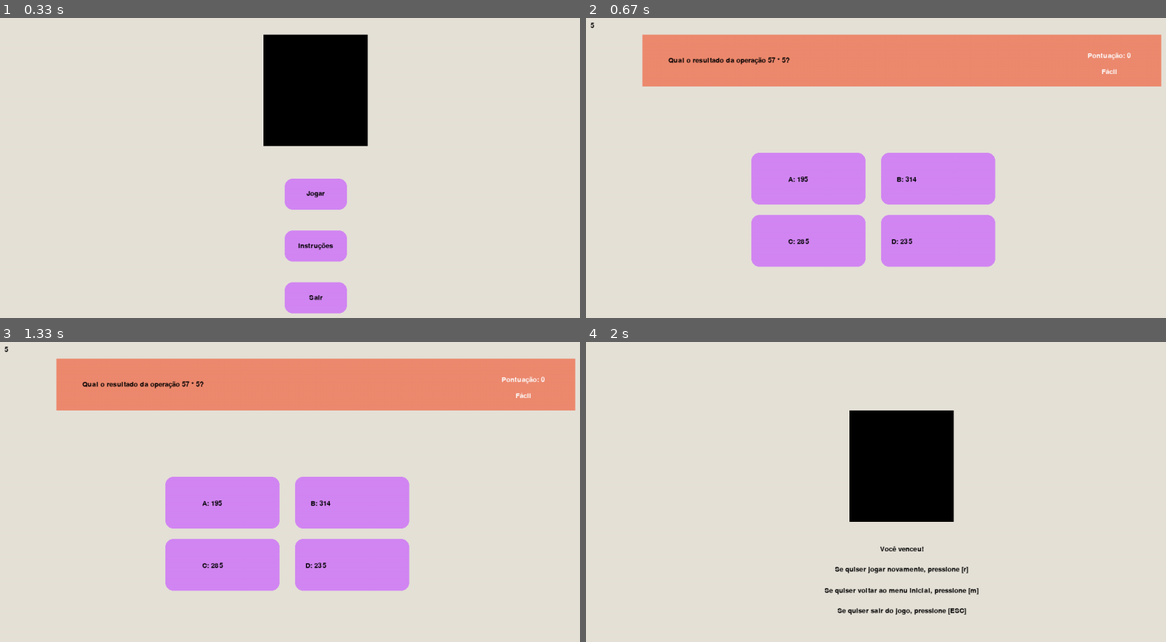
Above: before the commit, frames 1-4 (two rows, left to right).
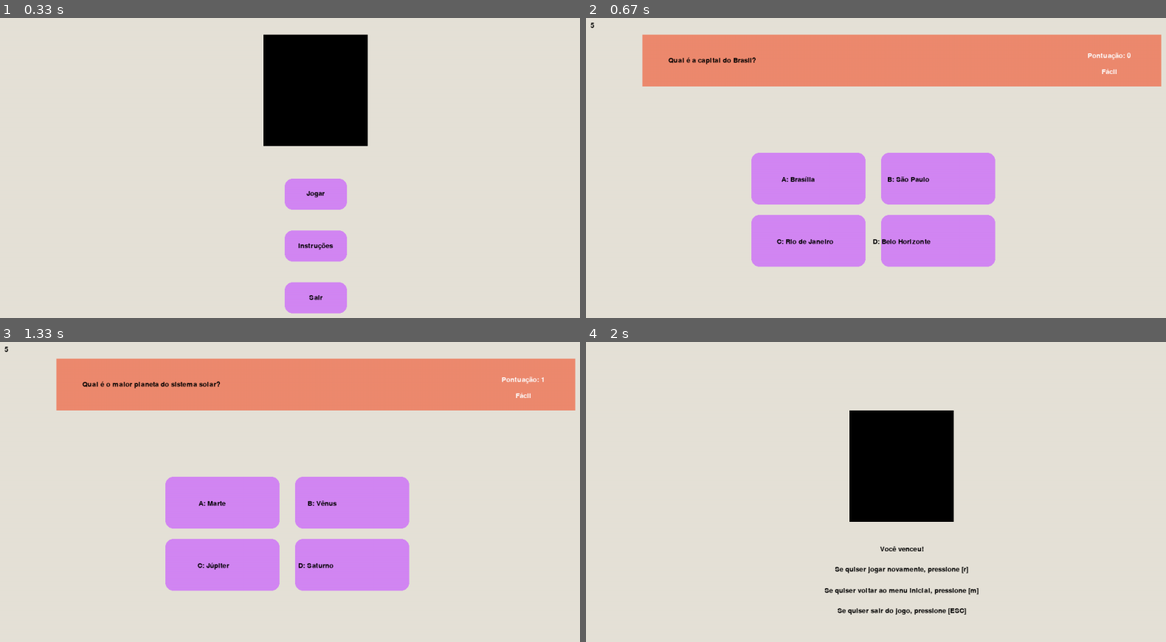
Above: after the commit, the same moments.

Repository: insper-classroom/devlife-23-1-projeto-pygame-jonas-pelegrina-gabriel-mendes
Game: pygame game, started from jogo.py
Two runs of this game, one before a commit and one after it. Both use one fixed random seed, a clock stepped at 60 frames per second and the inputs below.
Inputs (mouse positions are in pixels of both pictures, inside the frame that each line leads up to):
- Up to frame 1 (0.33 s): no input
- Up to frame 2 (0.67 s): click (899, 183) at 0.38 s
- Up to frame 3 (1.33 s): click (220, 504) at 0.72 s, where only the run after the commit has a clickable "A: Brasília"
- Up to frame 4 (2 s): tap A at 1.5 s

Frame 1 is identical in both runs. In frame 2, 0.6% of the frame differs, in the area x 17-60%, y 13-76%; in frame 3, 0.6%; in frame 4, nothing differs.

Commit message:
Mais perguntas na base

Diff:
--- a/perguntas_e_respostas.py
+++ b/perguntas_e_respostas.py
@@ -1,3 +1,4 @@
+# Perguntas geradas utilizando ChatGPT
 perguntas = [
          {'titulo': 'Qual a capital do Brasil?',
           'nivel': 'Fácil',
@@ -39,4 +40,57 @@
           'nivel': 'difícil',
           'opcoes': {'A': '79', 'B': '92', 'C': '88', 'D': '54'},
           'correta': 'B'},
+          {'titulo': 'Qual é a capital do Brasil?',
+          'nivel': 'Fácil',
+          'opcoes': {'A': 'Brasília', 'B': 'São Paulo', 'C': 'Rio de Janeiro', 'D': 'Belo Horizonte'},
+          'correta': 'A'},
+
+          {'titulo': 'Qual é o maior planeta do sistema solar?',
+          'nivel': 'Fácil',
+          'opcoes': {'A': 'Marte', 'B': 'Vênus', 'C': 'Júpiter', 'D': 'Saturno'},
+          'correta': 'C'},
+
+          {'titulo': 'Qual foi o primeiro presidente dos Estados Unidos?',
+          'nivel': 'Médio',
+          'opcoes': {'A': 'Thomas Jefferson', 'B': 'John F. Kennedy', 'C': 'George Washington', 'D': 'Abraham Lincoln'},
+          'correta': 'C'},
+
+          {'titulo': 'Qual é o nome da maior cordilheira do mundo?',
+          'nivel': 'Médio',
+          'opcoes': {'A': 'Andes', 'B': 'Himalaia', 'C': 'Rockies', 'D': 'Alpes'},
+          'correta': 'B'},
+
+          {'titulo': 'Qual é o nome do ator que interpretou Harry Potter nos filmes?',
+          'nivel': 'Fácil',
+          'opcoes': {'A': 'Rupert Grint', 'B': 'Daniel Radcliffe', 'C': 'Tom Felton', 'D': 'Emma Watson'},
+          'correta': 'B'},
+
+          {'titulo': 'Qual é o nome da maior floresta tropical do mundo?',
+          'nivel': 'Médio',
+          'opcoes': {'A': 'Amazônia', 'B': 'Congo', 'C': 'Bornéu', 'D': 'Papua Nova Guiné'},
+          'correta': 'A'},
+          {'titulo': 'Qual é o animal nacional da Austrália?',
+          'nivel': 'Fácil',
+          'opcoes': {'A': 'Canguru', 'B': 'Koala', 'C': 'Wombat', 'D': 'Diabo-da-tasmânia'},
+          'correta': 'A'},
+
+          {'titulo': 'Qual é o maior oceano do mundo?',
+          'nivel': 'Fácil',
+          'opcoes': {'A': 'Oceano Atlântico', 'B': 'Oceano Pacífico', 'C': 'Oceano Índico', 'D': 'Oceano Ártico'},
+          'correta': 'B'},
+
+          {'titulo': 'Qual é a maior cadeia montanhosa do mundo?',
+          'nivel': 'Fácil',
+          'opcoes': {'A': 'Montanhas Rochosas', 'B': 'Himalaia', 'C': 'Andes', 'D': 'Alpes'},
+          'correta': 'B'},
+
+          {'titulo': 'Quem escreveu a obra "Dom Quixote"?',
+          'nivel': 'Fácil',
+          'opcoes': {'A': 'Miguel de Cervantes', 'B': 'William Shakespeare', 'C': 'Friedrich Nietzsche', 'D': 'Jorge Luis Borges'},
+          'correta': 'A'},
+
+          {'titulo': 'Qual é a capital da Argentina?',
+          'nivel': 'Fácil',
+          'opcoes': {'A': 'Buenos Aires', 'B': 'Rio de Janeiro', 'C': 'Montevidéu', 'D': 'Assunção'},
+          'correta': 'A'}
         ]
